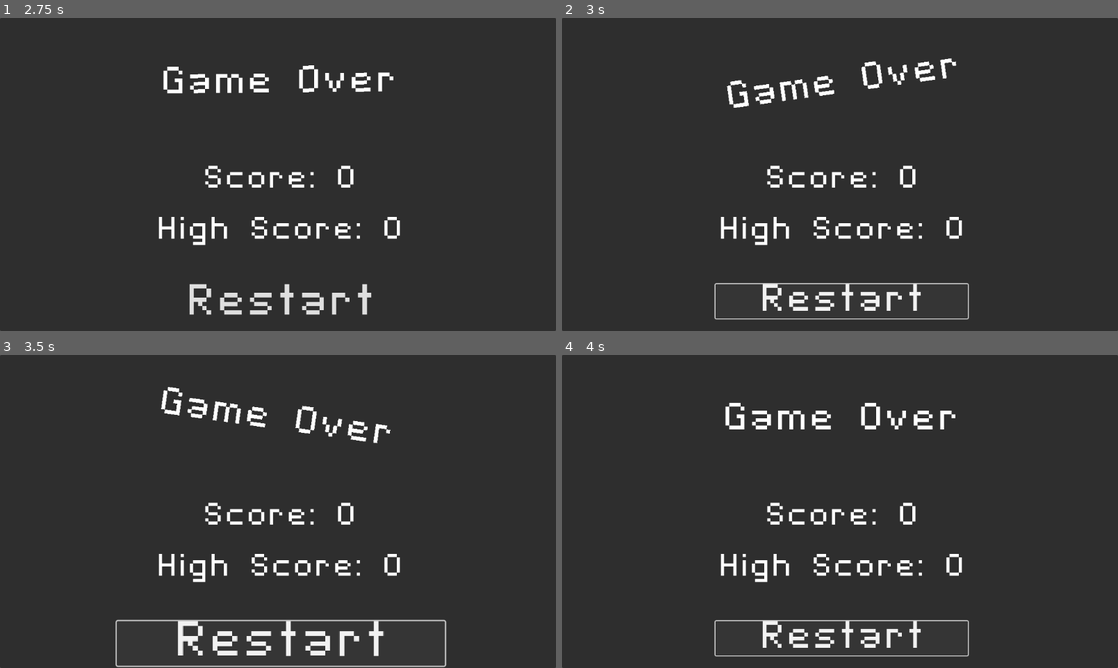
Above: before the commit, frames 1-4 (two rows, left to right).
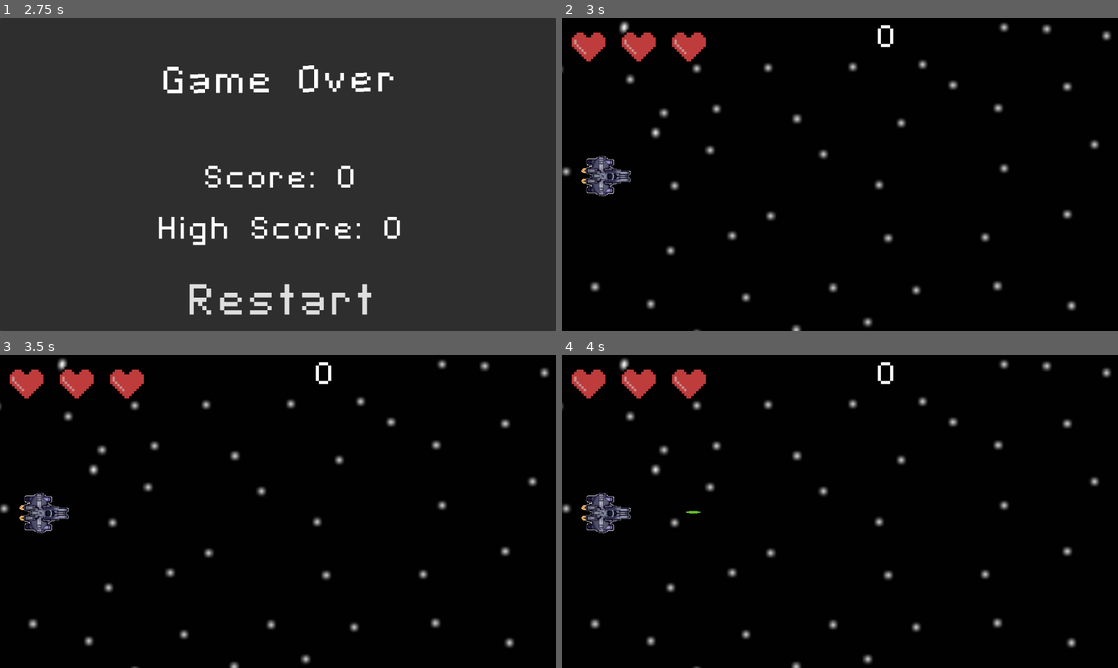
Above: after the commit, the same moments.

Repository: cofeek-codes/Space-Strike
Game: Godot game, scene res://scenes/ui/game_over.tscn
The game is run twice, just before and just after one commit, with the same random seed, the same clock (stepped at 60 frames per second) and the same inputs. This scene is started directly instead of the project's main scene.
Inputs (mouse positions are in pixels of both pictures, inside the frame that each line leads up to):
- Up to frame 1 (2.75 s): move the mouse to (400, 158) at 0.52 s; hold D (move_right) 0.53-1.28 s; click (400, 158) at 0.6 s; move the mouse to (166, 190) at 1.27 s; hold S (move_down) 1.28-2.03 s; click (166, 190) at 1.35 s; move the mouse to (333, 105) at 2.02 s; hold D (move_right) from 2.03 s (still down); click (333, 105) at 2.1 s
- Up to frame 2 (3 s): release D (move_right) at 2.75 s; click "Restart" at 2.75 s
- Up to frame 3 (3.5 s): no input
- Up to frame 4 (4 s): click (845, 642) at 3.5 s, where only the run before the commit has a clickable "Restart"

Frame 1 is identical in both runs. In frame 2, 99% of the frame differs, in the area x 0-100%, y 0-100%; in frame 3, 99%; in frame 4, 99%.

Commit message:
restart button

Diff:
--- a/scenes/ui/game_over.tscn
+++ b/scenes/ui/game_over.tscn
@@ -164,3 +164,7 @@
 "": SubResource("AnimationLibrary_uax30")
 }
 autoplay = "pulse"
+
+[connection signal="mouse_entered" from="Panel/RestartButton" to="." method="_on_restart_button_mouse_entered"]
+[connection signal="mouse_exited" from="Panel/RestartButton" to="." method="_on_restart_button_mouse_exited"]
+[connection signal="pressed" from="Panel/RestartButton" to="." method="_on_restart_button_pressed"]
--- a/scripts/ui/game_over.gd
+++ b/scripts/ui/game_over.gd
@@ -5,6 +5,7 @@
 @onready var score_label: Label = $Panel/ScoreLabel
 @onready var high_score_label: Label = $Panel/HighScoreLabel
 @onready var restart_button: Button = $Panel/RestartButton
+@onready var restart_animation_player: AnimationPlayer = $Panel/RestartButton/AnimationPlayer
 
 
 const PANEL_TWEEN_DURATION = 0.5
@@ -57,3 +58,16 @@
 		tween = create_tween().set_trans(transition_type)
 
 	return tween
+
+
+func _on_restart_button_pressed() -> void:
+	get_tree().paused = false
+	get_tree().change_scene_to_file("res://scenes/main/game.tscn")
+
+
+func _on_restart_button_mouse_entered() -> void:
+	restart_animation_player.stop()
+
+
+func _on_restart_button_mouse_exited() -> void:
+	restart_animation_player.play("pulse")
